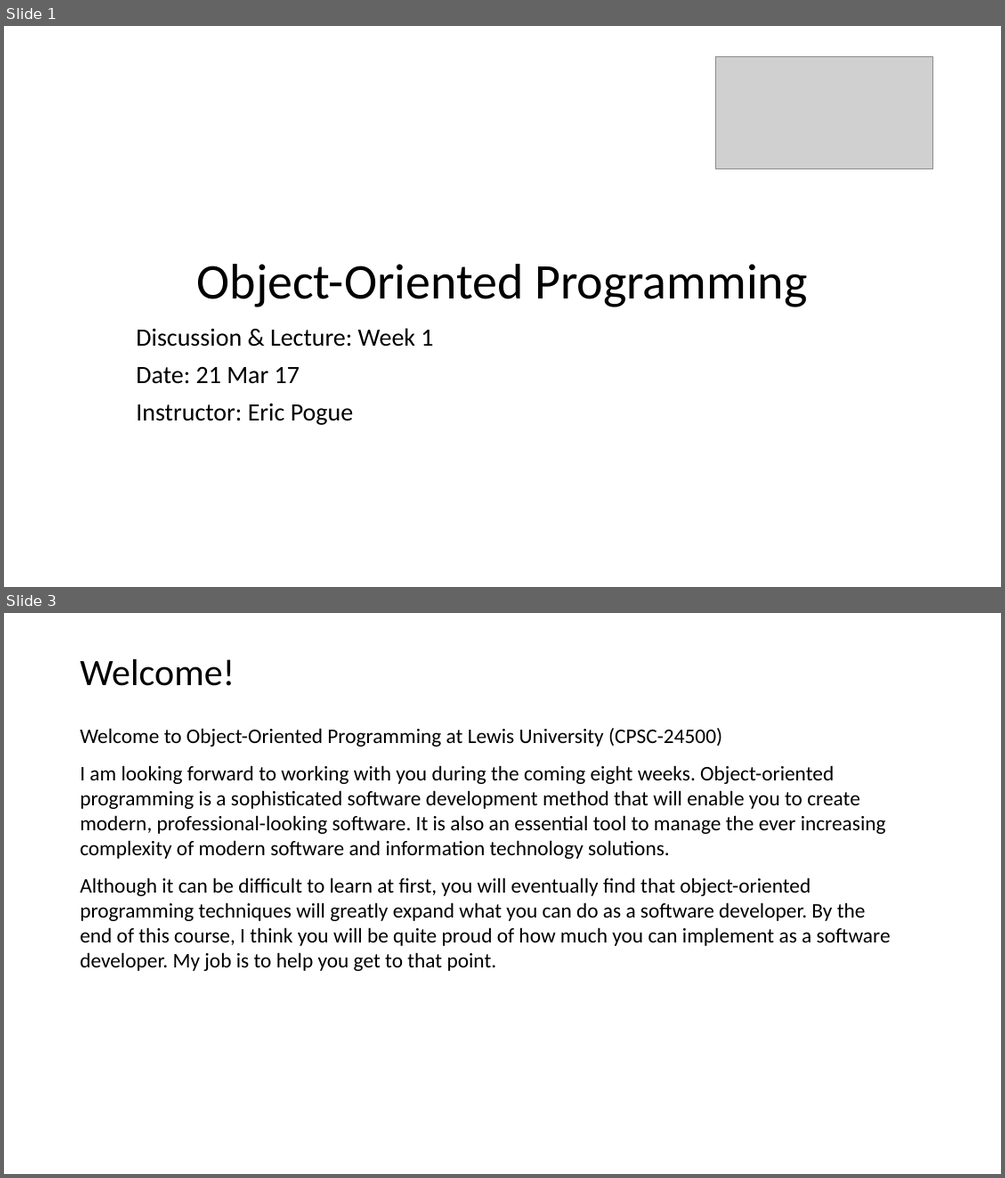
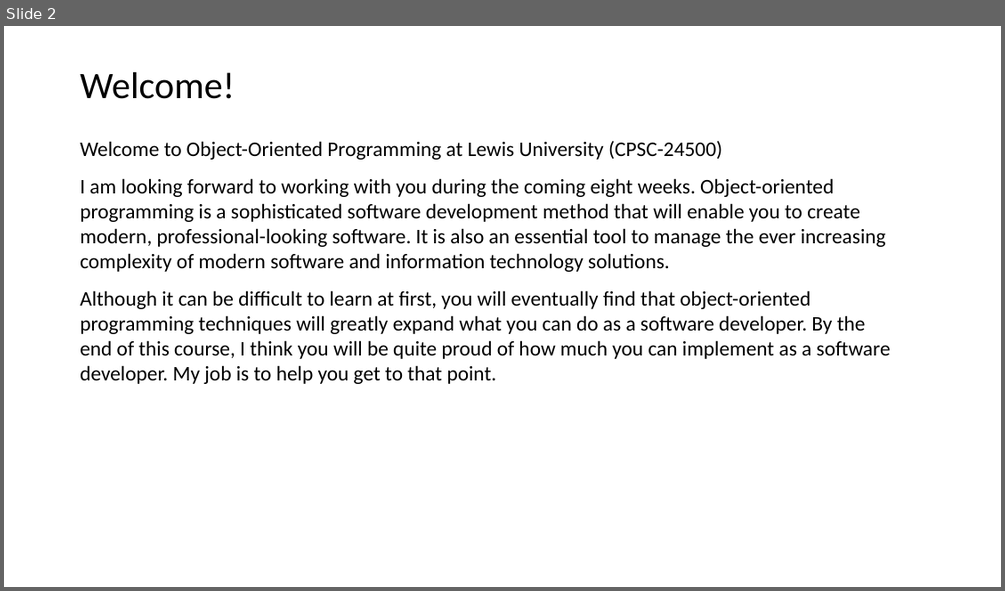
Before and after one commit to EricJPogue/www-epogue-info, a slide deck: CPSC-24500/Week01/2016SpringW01SlidesLecture.pptx. Shown one above the other, each under a label of ours: slides 1 and 3 before the commit, slide 2 after it; the slides between them are not shown. The pictures are 1005x1178 and 1005x591 pixels, drawn with LibreOffice and Linux fonts; fonts in the diff are those of the drawing; grey boxes stand for pictures. Boxes give left, top, right and bottom in pixels: in the first picture for what was removed or moved away, otherwise in the second. Text is boxed around its words. In the diff, an @@ line names an element or a change of style, - is before the commit and + after.

```diff
--- a/CPSC-24500/Week01/2016SpringW01SlidesLecture.pptx
+++ b/CPSC-24500/Week01/2016SpringW01SlidesLecture.pptx
@@ slide 1 removed at [4,26,1001,587], background #FFFFFF @@
@@ picture removed at [715,56,933,168] @@
@@ title removed at [197,264,807,307] @@
-Object-Oriented Programming
@@ subtitle removed at [136,328,433,425] @@
-Discussion & Lecture: Week 1
-Date: 21 Mar 17
-Instructor: Eric Pogue
@@ what was slide 3 is now slide 2 @@
```
Also in this commit, not shown: 1 slide changed, 2 other files.
